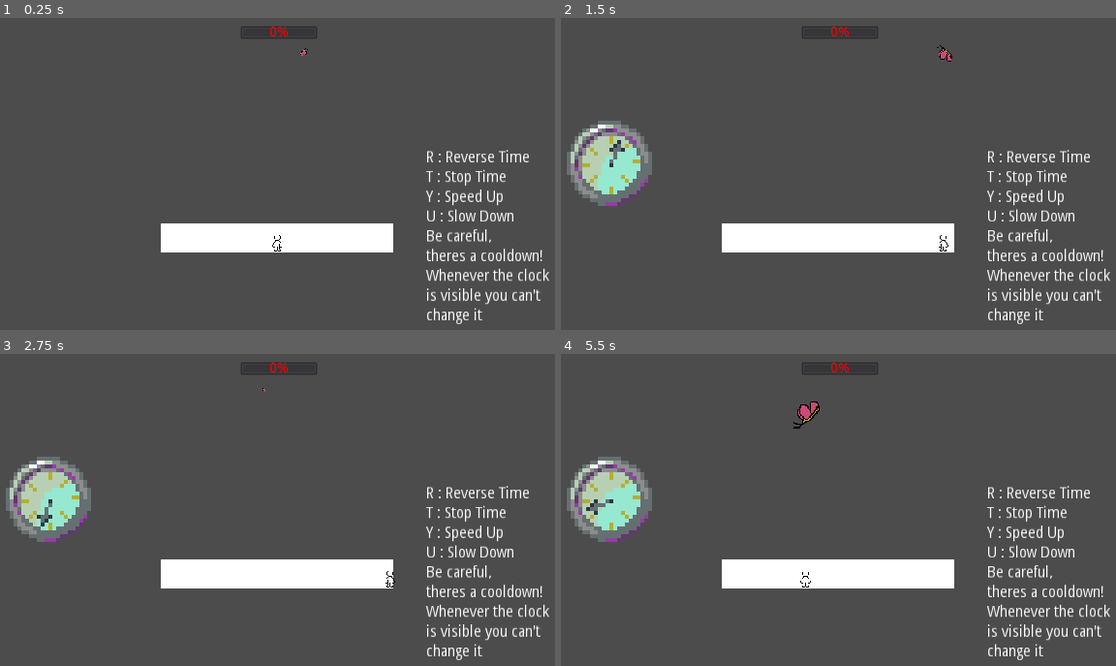
Above: before the commit, frames 1-4 (two rows, left to right).
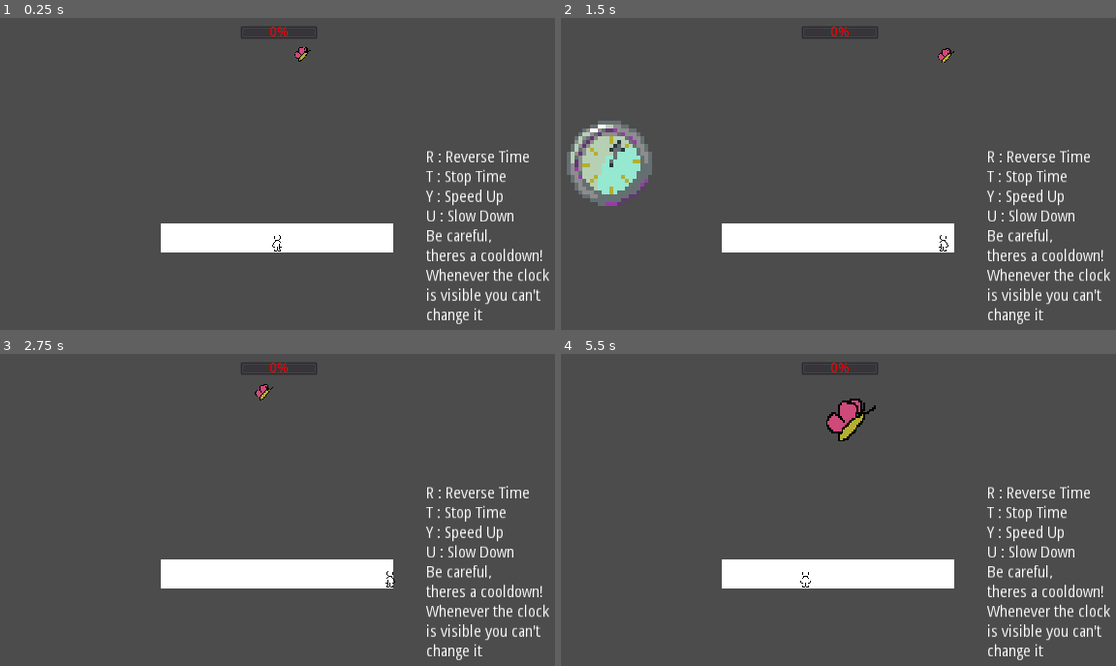
Above: after the commit, the same moments.

Repository: andersAsch0/Island-Game
Game: Godot game, scene res://scenes/BattleMode.tscn
Same seed, same stepped clock (60 frames per second), same inputs: the game is played once before the commit and once after it. This scene is started directly instead of the project's main scene.
Inputs:
- Up to frame 1 (0.25 s): no input
- Up to frame 2 (1.5 s): tap Enter (ui_accept) at 0.5, 0.77 s; hold Right (ui_right) 0.53-1.28 s; hold Space (dash) 0.53-1.28 s; hold R (reverseTime) from 1.28 s (still down); tap F (enter_fight) at 1.35 s
- Up to frame 3 (2.75 s): tap Enter (ui_accept) at 1.52 s; release R (reverseTime) at 2.03 s; hold Right (ui_right) from 2.03 s (still down); hold T (stopTime) from 2.03 s (still down)
- Up to frame 4 (5.5 s): release Right (ui_right) at 2.78 s; release T (stopTime) at 2.78 s; hold Y (speedUpTime) 2.78-3.53 s; tap Space (dash) at 2.85 s; tap Enter (ui_accept) at 3.02, 3.77, 4.52 s; hold F (enter_fight) 3.53-4.28 s; hold Left (ui_left) 3.53-5.03 s; tap T (stopTime) at 4.35 s; hold R (reverseTime) from 5.03 s (still down); hold Space (dash) from 5.03 s (still down)

The runs differ from the first frame. In frame 1, less than 0.1% of the frame differs, in the area x 53-57%, y 9-14%; in frame 2, less than 0.1%; in frame 3, 3.3%; in frame 4, 4.1%, in the area x 1-57%, y 14-61%.

Commit message:
enemy leave, away, and approach phases
made them somewhat work w time, attack phase still doesnt go back into reverse approach tho

Diff:
--- a/project.godot
+++ b/project.godot
@@ -121,6 +121,22 @@
 "events": [ Object(InputEventKey,"resource_local_to_scene":false,"resource_name":"","device":0,"alt":false,"shift":false,"control":false,"meta":false,"command":false,"pressed":false,"scancode":0,"physical_scancode":85,"unicode":0,"echo":false,"script":null)
  ]
 }
+battleMovement={
+"deadzone": 0.5,
+"events": [ Object(InputEventKey,"resource_local_to_scene":false,"resource_name":"","device":0,"alt":false,"shift":false,"control":false,"meta":false,"command":false,"pressed":false,"scancode":16777234,"physical_scancode":0,"unicode":0,"echo":false,"script":null)
+, Object(InputEventKey,"resource_local_to_scene":false,"resource_name":"","device":0,"alt":false,"shift":false,"control":false,"meta":false,"command":false,"pressed":false,"scancode":16777231,"physical_scancode":0,"unicode":0,"echo":false,"script":null)
+, Object(InputEventKey,"resource_local_to_scene":false,"resource_name":"","device":0,"alt":false,"shift":false,"control":false,"meta":false,"command":false,"pressed":false,"scancode":16777232,"physical_scancode":0,"unicode":0,"echo":false,"script":null)
+, Object(InputEventKey,"resource_local_to_scene":false,"resource_name":"","device":0,"alt":false,"shift":false,"control":false,"meta":false,"command":false,"pressed":false,"scancode":0,"physical_scancode":16777232,"unicode":0,"echo":false,"script":null)
+, Object(InputEventKey,"resource_local_to_scene":false,"resource_name":"","device":0,"alt":false,"shift":false,"control":false,"meta":false,"command":false,"pressed":false,"scancode":16777233,"physical_scancode":0,"unicode":0,"echo":false,"script":null)
+, Object(InputEventKey,"resource_local_to_scene":false,"resource_name":"","device":0,"alt":false,"shift":false,"control":false,"meta":false,"command":false,"pressed":false,"scancode":0,"physical_scancode":16777233,"unicode":0,"echo":false,"script":null)
+, Object(InputEventKey,"resource_local_to_scene":false,"resource_name":"","device":0,"alt":false,"shift":false,"control":false,"meta":false,"command":false,"pressed":false,"scancode":0,"physical_scancode":16777231,"unicode":0,"echo":false,"script":null)
+, Object(InputEventKey,"resource_local_to_scene":false,"resource_name":"","device":0,"alt":false,"shift":false,"control":false,"meta":false,"command":false,"pressed":false,"scancode":0,"physical_scancode":16777234,"unicode":0,"echo":false,"script":null)
+, Object(InputEventKey,"resource_local_to_scene":false,"resource_name":"","device":0,"alt":false,"shift":false,"control":false,"meta":false,"command":false,"pressed":false,"scancode":0,"physical_scancode":87,"unicode":0,"echo":false,"script":null)
+, Object(InputEventKey,"resource_local_to_scene":false,"resource_name":"","device":0,"alt":false,"shift":false,"control":false,"meta":false,"command":false,"pressed":false,"scancode":0,"physical_scancode":68,"unicode":0,"echo":false,"script":null)
+, Object(InputEventKey,"resource_local_to_scene":false,"resource_name":"","device":0,"alt":false,"shift":false,"control":false,"meta":false,"command":false,"pressed":false,"scancode":0,"physical_scancode":65,"unicode":0,"echo":false,"script":null)
+, Object(InputEventKey,"resource_local_to_scene":false,"resource_name":"","device":0,"alt":false,"shift":false,"control":false,"meta":false,"command":false,"pressed":false,"scancode":0,"physical_scancode":83,"unicode":0,"echo":false,"script":null)
+ ]
+}
 
 [layer_names]
 
--- a/scenes/BattleMode.tscn
+++ b/scenes/BattleMode.tscn
@@ -96,7 +96,6 @@
 position = Vector2( 160, 25 )
 
 [node name="AbilityCoolDownTimer" type="Timer" parent="."]
-wait_time = 5.0
 one_shot = true
 
 [node name="VictoryButton" type="Button" parent="."]
--- a/scripts/attackPatternJsonData/butterflyAttack.json
+++ b/scripts/attackPatternJsonData/butterflyAttack.json
@@ -1,10 +1,9 @@
 [
-    {"loopStart": 1, "loopEnd": 7},
+    {"loopStart": 1, "loopEnd": 6},
 	{"waitTime" : 0.4, "spawnLocationX": 50, "angle": 0},
 	{"waitTime" : 0.001, "spawnLocationX": 40, "angle": 0},
 	{"waitTime" : 0.4, "spawnLocationX": 60, "angle": 0},
-	{"waitTime" : 0.001, "spawnLocationX": 20, "angle": 0},
-	{"waitTime" : 0.4, "spawnLocationX": 80, "angle": 0},
-	{"waitTime" : 0.001, "spawnLocationX": 10, "angle": 0},
-	{"waitTime" : 0.4, "spawnLocationX": 90, "angle": 0}
+	{"waitTime" : 0.001, "spawnLocationX": 40, "angle": 0},
+	{"waitTime" : 0.4, "spawnLocationX": 60, "angle": 0},
+	{"waitTime" : 0.001, "spawnLocationX": 50, "angle": 0}
 ]
--- a/scripts/battleMode/BattleMode.gd
+++ b/scripts/battleMode/BattleMode.gd
@@ -30,7 +30,6 @@
 	# get the bullet from the enemy so we can spawn it
 	enemyBulletScene = enemy.bulletScene
 
-	enemy.approach()
 
 var timerCount = 0
 func _process(delta):
--- a/scripts/battleMode/BattleModeEnemy.gd
+++ b/scripts/battleMode/BattleModeEnemy.gd
@@ -3,10 +3,17 @@
 export var bulletScene : PackedScene #packed scene of the bullet this enemy uses
 var bullet = null
 export var approachTime = 4 # how long in seconds enemy takes to approach
+enum {
+	ATTACKING
+	LEAVING
+	AWAY
+	APPROACHING
+}
+var currState = AWAY
 export(String, FILE, "*.json") var attackPatternFile #imported json file
 var attackPatternData #json file in text form so I can use it
 var isAttackPhase = false # means that the player should be dodging, cant attack
-var origScale = 0.1 # starting size of sprite when enemy spawns
+var origScale = 0.3 # starting size of sprite when enemy spawns
 export var finalScale = 1 #final size of the sprite once it has approached
 var loopStart = 1 #line of the json where the enemies continous attack loop starts
 export var enemySpeed = 50 #speed at which the enemy wanders around
@@ -28,6 +35,8 @@
 #SETUP AND APPROACH
 
 func _ready():
+	$enemyMovement/PathFollow2D/AnimatedSprite.scale.x = origScale
+	$enemyMovement/PathFollow2D/AnimatedSprite.scale.y = origScale
 	$enemyMovement.enemySpeed = enemySpeed
 	attackPatternData = getAttackPatternData() #get the json file and get it as a string
 	loopStart = attackPatternData[0]['loopStart'] #iterated through json file
@@ -40,25 +49,58 @@
 		Global.connect("timeMultiplierChanged", self, "changeAnimationSpeed")
 		Global.connect("timeFlowChanged", self, "startOrStopAnimation")
 
+	currState = AWAY
+	startAwayPhase()
+	visible = true
 
-func approach(): #stop attacking and slowly approach player
-	$enemyMovement/PathFollow2D/AnimatedSprite.play("moving")
-	$enemyMovement/PathFollow2D/AnimatedSprite.scale.x = origScale
-	$enemyMovement/PathFollow2D/AnimatedSprite.scale.y = origScale
-	visible = true
-	isAttackPhase = false
-	emit_signal("attackPhaseEnding")
+var awayTimeCounter
 func _physics_process(delta):
 #	$enemyMovement/PathFollow2D/AnimatedSprite.speed_scale = $enemyMovement/PathFollow2D/AnimatedSprite
-	if not isAttackPhase: #increase scale (grow bigger each frame)
-		$enemyMovement/PathFollow2D/AnimatedSprite.scale.x += ((finalScale - origScale)/approachTime) * delta * Global.currCombatTimeMultiplier * (Global.timeIsNotStopped as int)
-		$enemyMovement/PathFollow2D/AnimatedSprite.scale.y += ((finalScale - origScale)/approachTime) * delta * Global.currCombatTimeMultiplier * (Global.timeIsNotStopped as int)
-		if $enemyMovement/PathFollow2D/AnimatedSprite.scale.x >= finalScale: #when sprite reaches proper size
-			startAttackPhase()
-	else:
+	if currState == ATTACKING:
 		bulletSpawnTimeCounter -= delta * Global.currCombatTimeMultiplier * (Global.timeIsNotStopped as int)
 		if bulletSpawnTimeCounter <= 0:
 			attack()
+	elif currState == APPROACHING: #increase scale (grow bigger each frame)
+		$enemyMovement/PathFollow2D/AnimatedSprite.scale.x += ((finalScale - origScale)/approachTime) * delta * Global.currCombatTimeMultiplier * (Global.timeIsNotStopped as int)
+		$enemyMovement/PathFollow2D/AnimatedSprite.scale.y += ((finalScale - origScale)/approachTime) * delta * Global.currCombatTimeMultiplier * (Global.timeIsNotStopped as int)
+		if $enemyMovement/PathFollow2D/AnimatedSprite.scale.x >= finalScale: #if sprite reaches full size
+			startAttackPhase()
+		elif $enemyMovement/PathFollow2D/AnimatedSprite.scale.x <= origScale: #if time reverses and enemy goes backwards
+			startAwayPhase()
+	elif currState == LEAVING:
+		$enemyMovement/PathFollow2D/AnimatedSprite.scale.x -= ((finalScale - origScale)/approachTime) * delta * Global.currCombatTimeMultiplier * (Global.timeIsNotStopped as int)
+		$enemyMovement/PathFollow2D/AnimatedSprite.scale.y -= ((finalScale - origScale)/approachTime) * delta * Global.currCombatTimeMultiplier * (Global.timeIsNotStopped as int)
+		if $enemyMovement/PathFollow2D/AnimatedSprite.scale.x <= origScale: #when sprite reaches proper small size
+			startAwayPhase()
+		elif $enemyMovement/PathFollow2D/AnimatedSprite.scale.x >= finalScale: #if time reverses and sprite comes back
+			startAttackPhase()
+	elif currState == AWAY:
+		awayTimeCounter -= delta * Global.currCombatTimeMultiplier * (Global.timeIsNotStopped as int)
+		if awayTimeCounter <= 0:
+			startApproachPhase()
+		if awayTimeCounter > approachTime: #time reversed
+			startLeavePhase()
+func startAttackPhase():
+	currState = ATTACKING
+	isAttackPhase = true #stop growing
+	emit_signal("attackPhaseStarting")
+	$enemyMovement/PathFollow2D/AnimatedSprite.play("idle")
+	currBullets = 0
+	currAttack = loopStart
+	attack()
+func startLeavePhase():
+	currState = LEAVING
+	$enemyMovement/PathFollow2D/AnimatedSprite.play("moving")
+	isAttackPhase = false
+	emit_signal("attackPhaseEnding")
+func startAwayPhase():
+	currState = AWAY
+	awayTimeCounter = approachTime
+	$enemyMovement/PathFollow2D/AnimatedSprite.play("idle")
+func startApproachPhase():
+	currState = APPROACHING
+	$enemyMovement/PathFollow2D/AnimatedSprite.play("moving")
+
 func introduction():
 	pass
 	#dialouge? noise? pause? animation? something instead of fight instantly starting
@@ -66,13 +108,6 @@
 
 #FIGHT AND BULLET SPAWNING
 
-func startAttackPhase():
-	isAttackPhase = true #stop growing
-	emit_signal("attackPhaseStarting")
-	$enemyMovement/PathFollow2D/AnimatedSprite.play("idle")
-	currBullets = 0
-	currAttack = loopStart
-	attack()
 
 func attack():
 	#spawn bullet, place in proper position w proper speed
@@ -89,7 +124,7 @@
 		if currAttack > loopEnd:
 			currAttack = loopStart
 	else:
-		approach()
+		startLeavePhase()
 
 func changeAnimationSpeed(): #called whenever the global time variable is changed, ugly but i cant find a better way
 	$enemyMovement/PathFollow2D/AnimatedSprite.set_speed_scale(abs(Global.currCombatTimeMultiplier))
